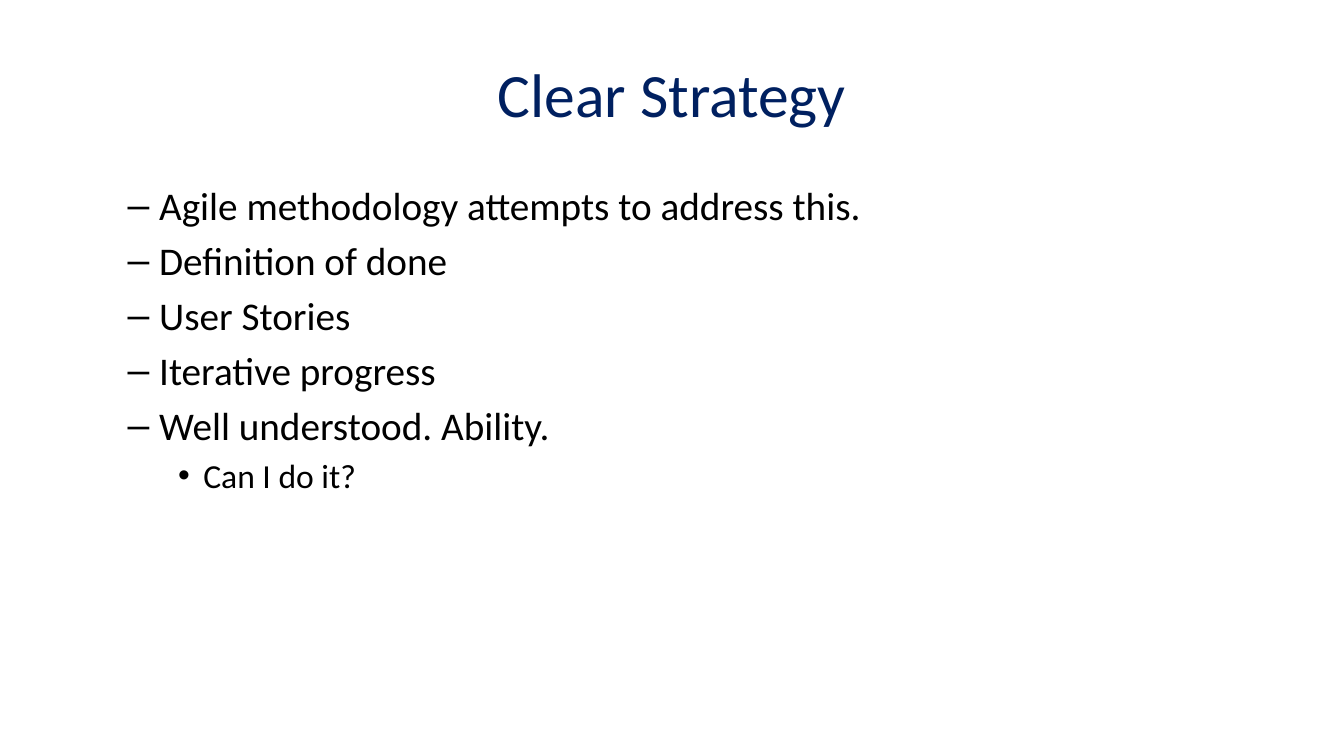
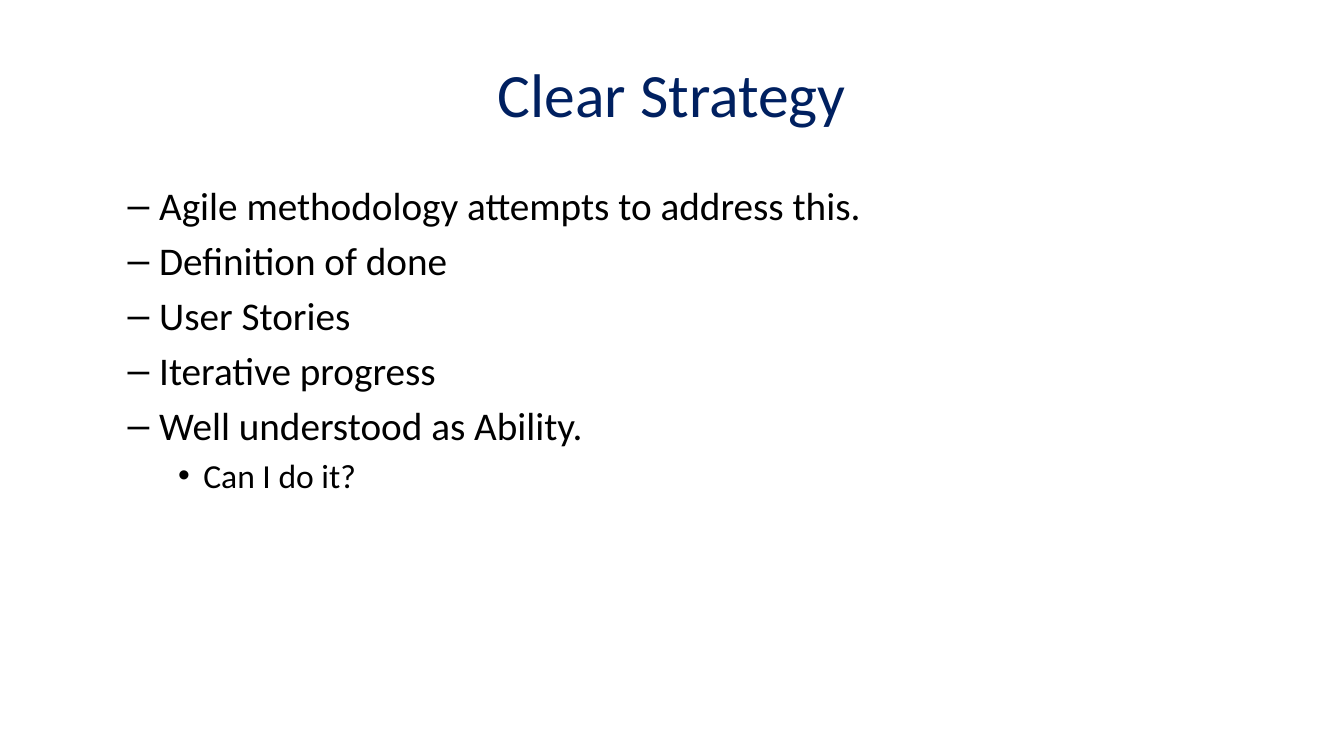
Before and after one commit to masters3d/ingenio, a slide deck: slide 15 of presentation/render/career_behaviors.pptx (slide 11 before the commit). Drawn at 1344x756 pixels with LibreOffice and Linux fonts; fonts in the diff are those of the drawing. Boxes give left, top, right and bottom in pixels: in the first picture for what was removed or moved away, otherwise in the second. Text is boxed around its words. In the diff, an @@ line names an element or a change of style, - is before the commit and + after.

```diff
--- a/presentation/render/career_behaviors.pptx
+++ b/presentation/render/career_behaviors.pptx
@@ text at bbox=[159, 412, 582, 447]: text changed @@
-  – Well understood. Ability.
+  – Well understood as Ability.
```
Also in this commit, not shown: 7 other slides changed, 16 slides added, 5 slides removed, 7 other files.
